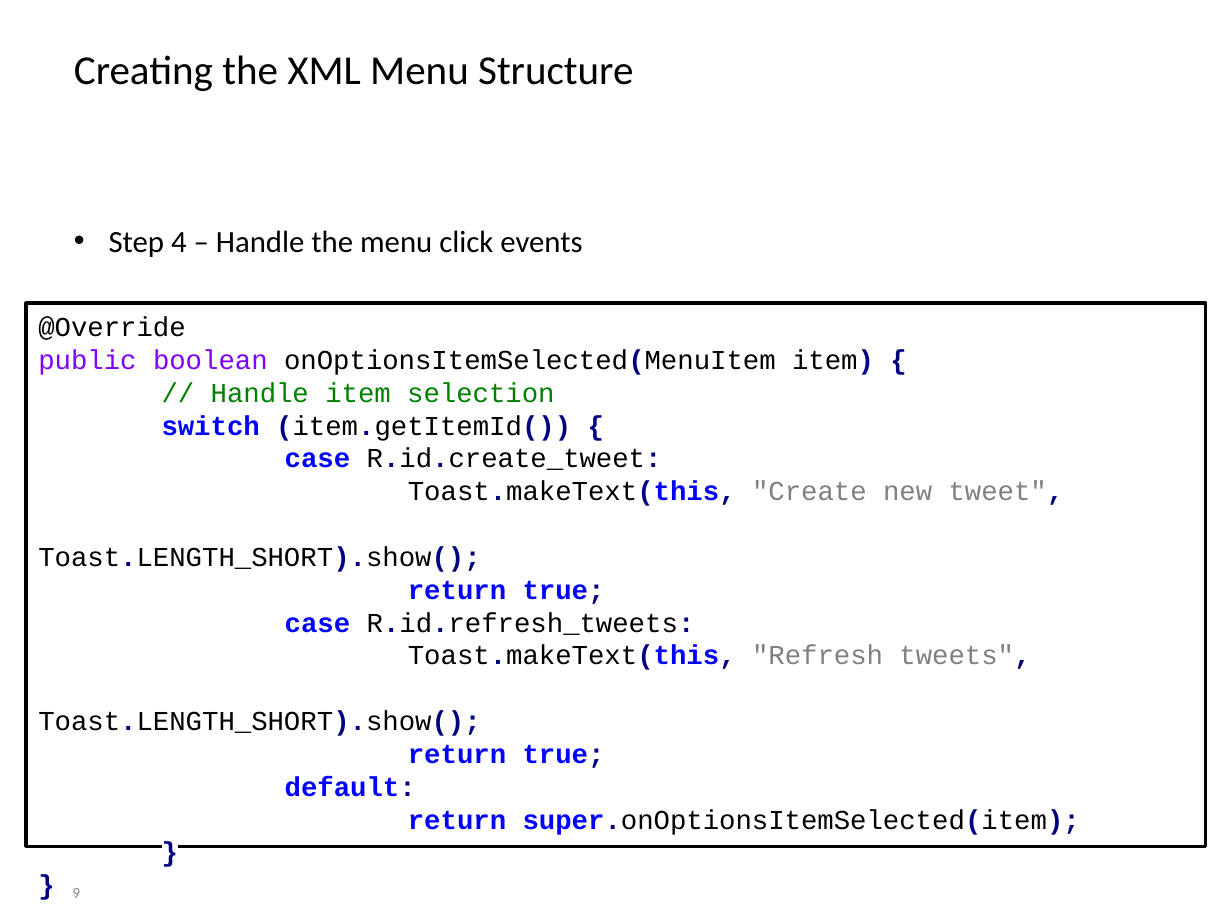
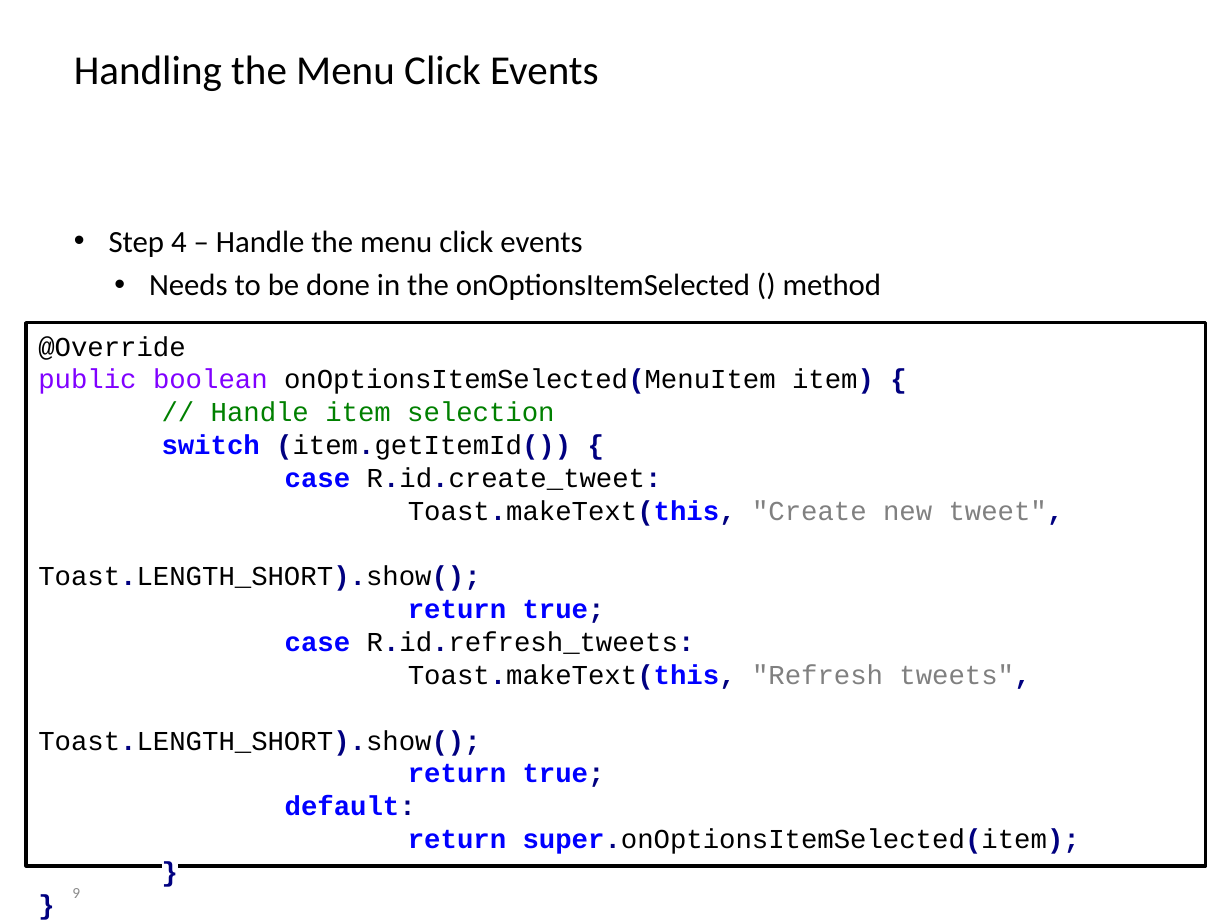
Before and after one commit to BioBoost/android_development_course, a slide deck: slide 9 of slides/chapter5_displaying_pictures_and_menus.pptx. Drawn at 1232x924 pixels with LibreOffice and Linux fonts; fonts in the diff are those of the drawing; background and template pictures are left out. Boxes give left, top, right and bottom in pixels: in the first picture for what was removed or moved away, otherwise in the second. Text is boxed around its words. In the diff, an @@ line names an element or a change of style, - is before the commit and + after.

Commit message:
Add slides on context menu for listview

```diff
--- a/slides/chapter5_displaying_pictures_and_menus.pptx
+++ b/slides/chapter5_displaying_pictures_and_menus.pptx
@@ title at (74, 55, 599, 91): text changed @@
-Creating the XML Menu Structure
+Handling the Menu Click Events
@@ text at (149, 273, 882, 300): paragraph added @@
+    • Needs to be done in the onOptionsItemSelected () method
@@ rectangle "@Override": place and size @@
-rectangle "@Override" at (26, 303, 1205, 846)
+rectangle "@Override" at (26, 323, 1205, 866)
```
Also in this commit, not shown: 1 other slide changed, 5 slides added.
